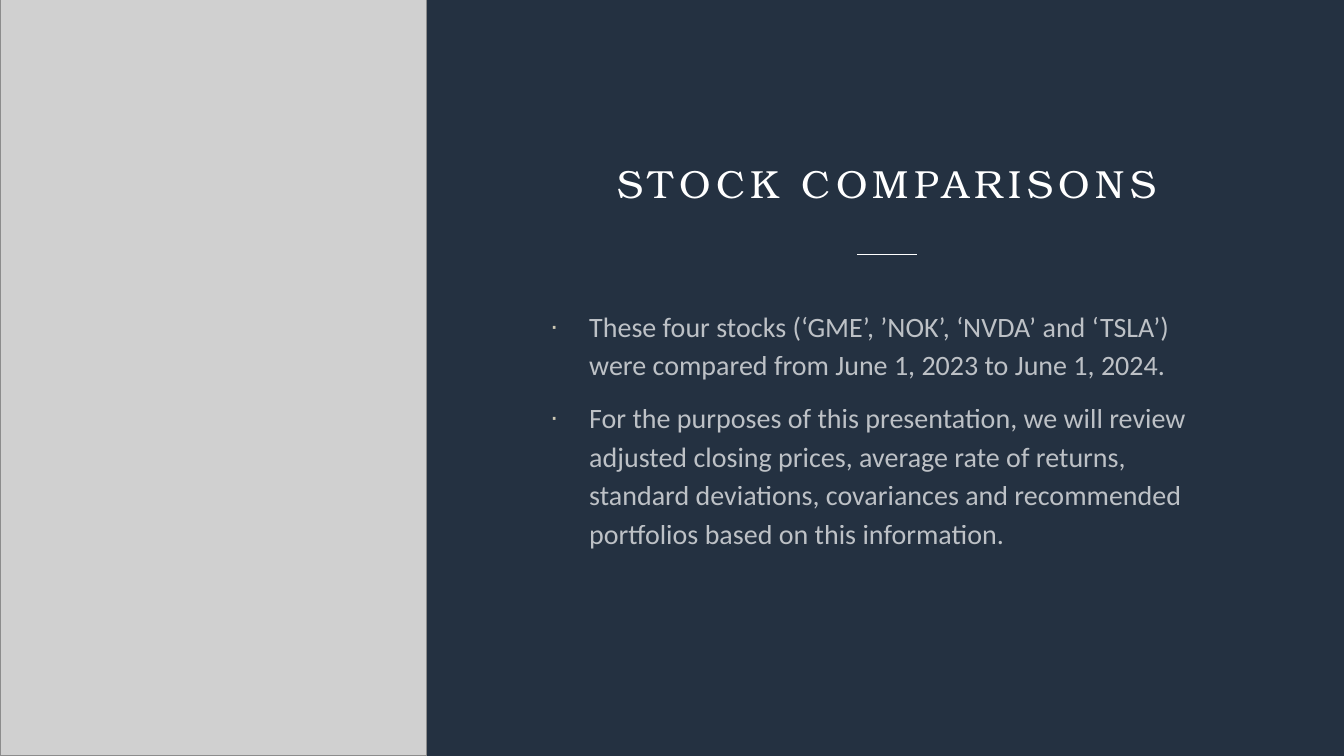
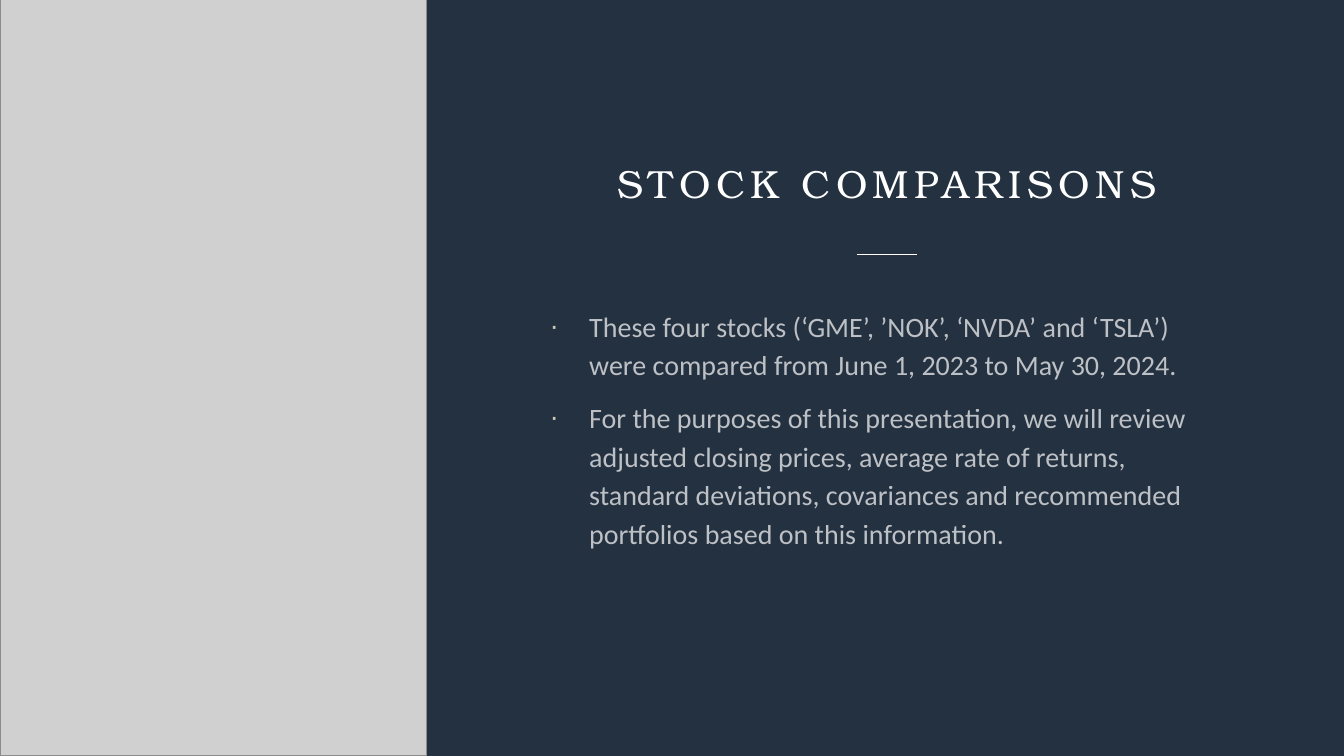
Before and after one commit to annikaboudwin/tech-stock-analysis, a slide deck: slide 7 of Brief tech stock analysis.pptx. Drawn at 1344x756 pixels with LibreOffice and Linux fonts; fonts in the diff are those of the drawing; grey boxes stand for pictures. Boxes give left, top, right and bottom in pixels: in the first picture for what was removed or moved away, otherwise in the second. Text is boxed around its words. In the diff, an @@ line names an element or a change of style, - is before the commit and + after.

```diff
--- a/Brief tech stock analysis.pptx
+++ b/Brief tech stock analysis.pptx
@@ text at (589,317,1176,380): text changed @@
-· These four stocks (‘GME’, ’NOK’, ‘NVDA’ and ‘TSLA’) were compared from June 1, 2023 to June 1, 2024.
+· These four stocks (‘GME’, ’NOK’, ‘NVDA’ and ‘TSLA’) were compared from June 1, 2023 to May 30, 2024.
```
Also in this commit, not shown: 6 other slides changed, 1 slide added.
